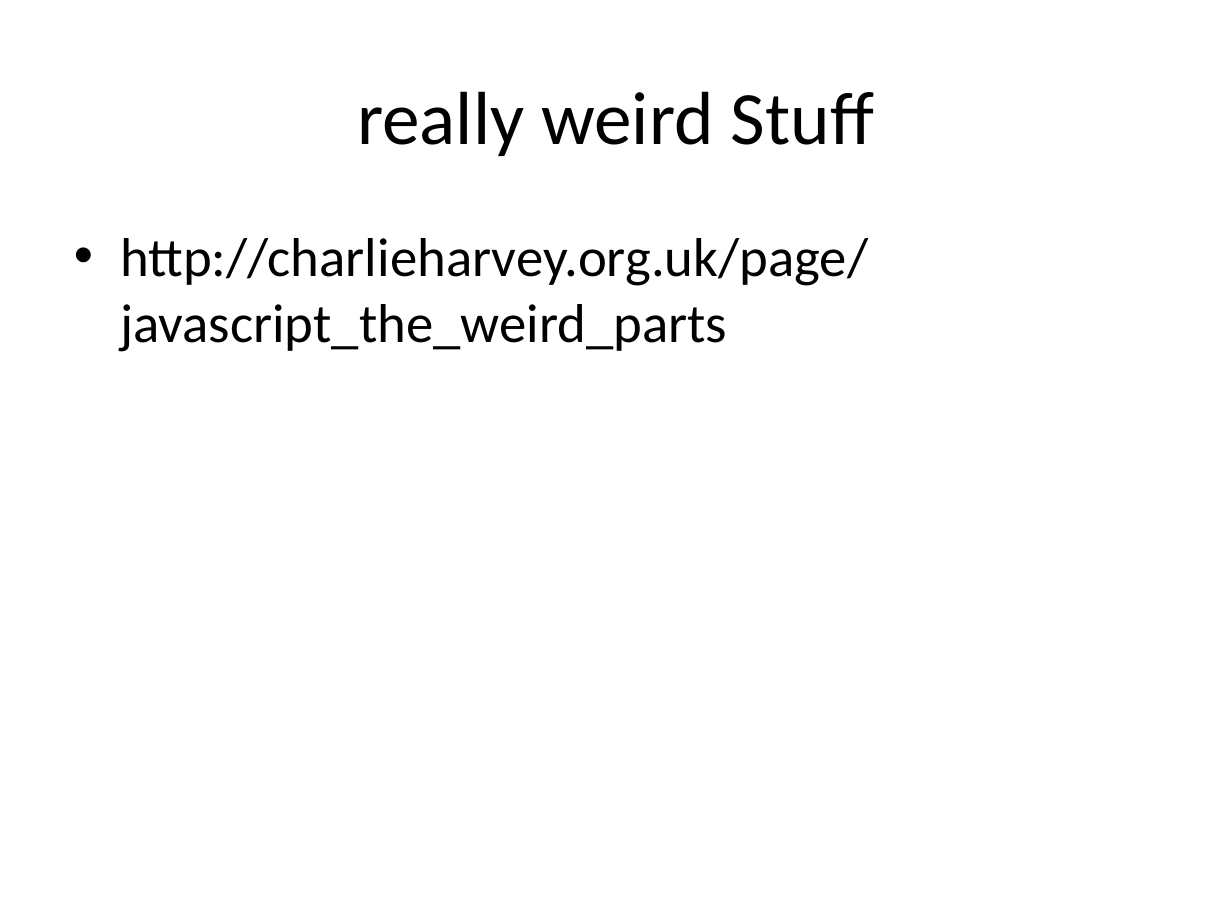
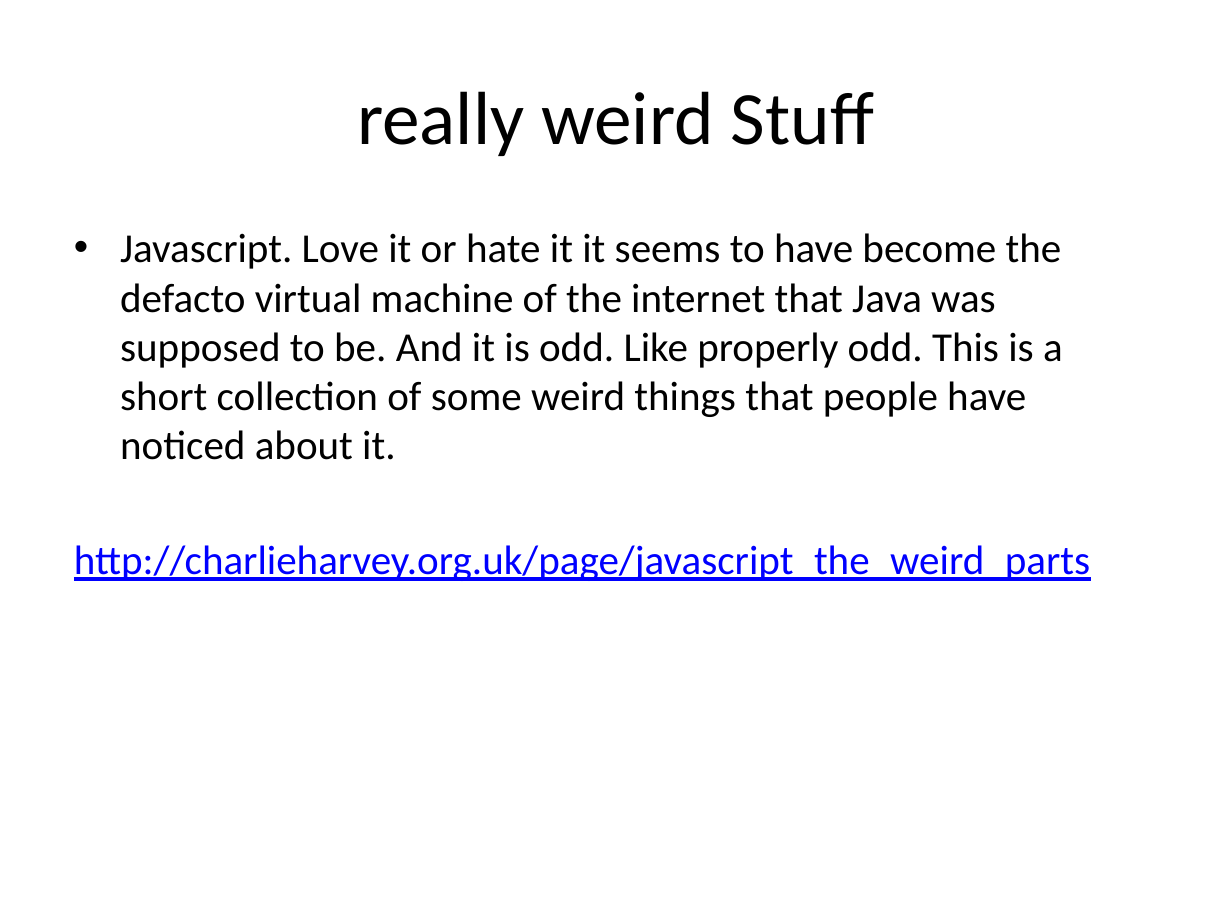
Before and after one commit to denhosi1/JavaScriptTheWeirdParts, a slide deck: slide 12 of JavaScriptTheWeirdParts.pptx. Drawn at 1232x924 pixels with LibreOffice and Linux fonts; fonts in the diff are those of the drawing. Boxes give left, top, right and bottom in pixels: in the first picture for what was removed or moved away, otherwise in the second. Text is boxed around its words. In the diff, an @@ line names an element or a change of style, - is before the commit and + after.

```diff
--- a/JavaScriptTheWeirdParts.pptx
+++ b/JavaScriptTheWeirdParts.pptx
@@ text at [120, 233, 1063, 460]: paragraph added @@
+• Javascript. Love it or hate it it seems to have become the defacto virtual machine of the internet that Java was supposed to be. And it is odd. Like properly odd. This is a short collection of some weird things that people have noticed about it.
@@ text at [74, 545, 1090, 581]: size 32 to 24 pt, text colour #000000 to #0000FF, underline on in "http://charlieharvey.org.uk/page/javascript_the_weird_parts"; bullet • to none; less space between paragraphs @@
```
Also in this commit, not shown: 10 other slides changed, 1 other file.
